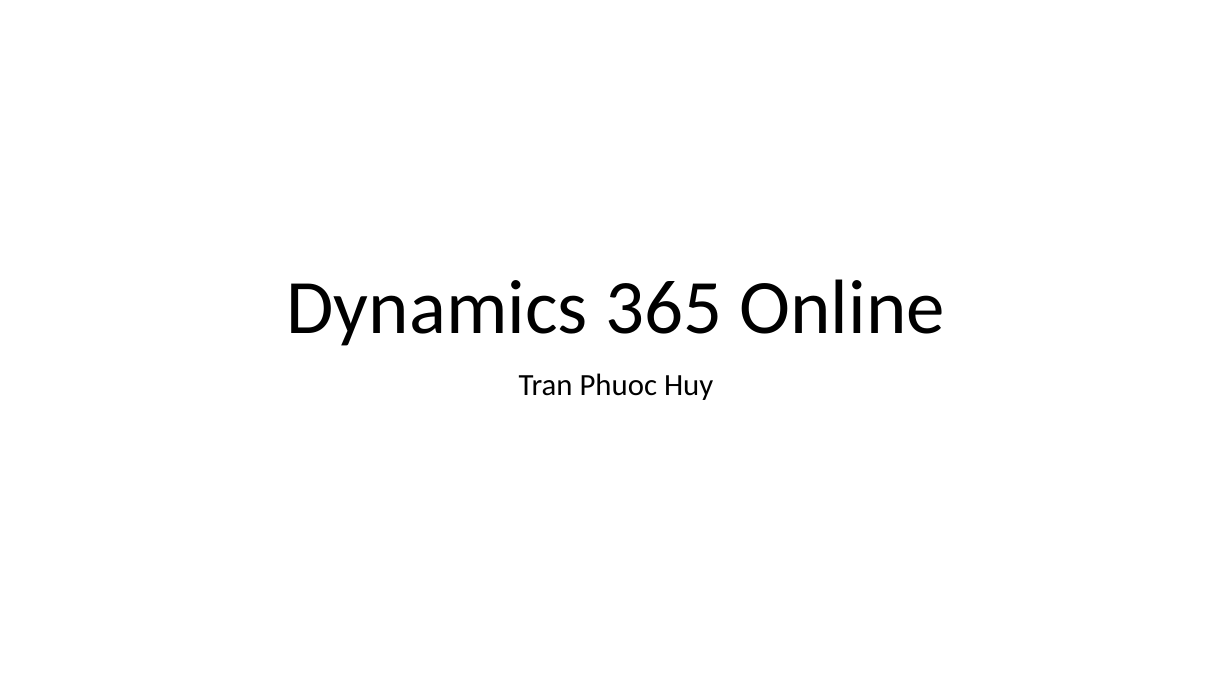
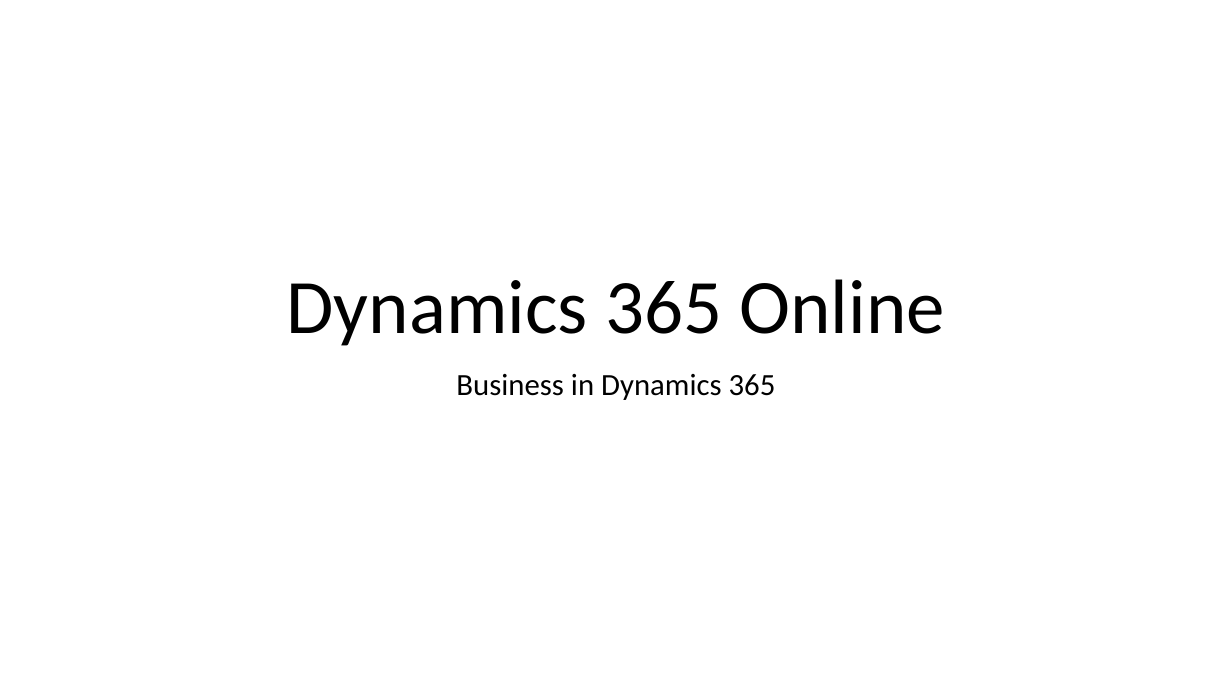
Before and after one commit to hevilhuy/Reports, a slide deck: slide 1 of Document/Report.pptx. Drawn at 1232x693 pixels with LibreOffice and Linux fonts; fonts in the diff are those of the drawing. Boxes give left, top, right and bottom in pixels: in the first picture for what was removed or moved away, otherwise in the second. Text is boxed around its words. In the diff, an @@ line names an element or a change of style, - is before the commit and + after.

```diff
--- a/Document/Report.pptx
+++ b/Document/Report.pptx
@@ subtitle at (456,374,776,400): text changed @@
-Tran Phuoc Huy
+Business in Dynamics 365
```
Also in this commit, not shown: 2 other files.
